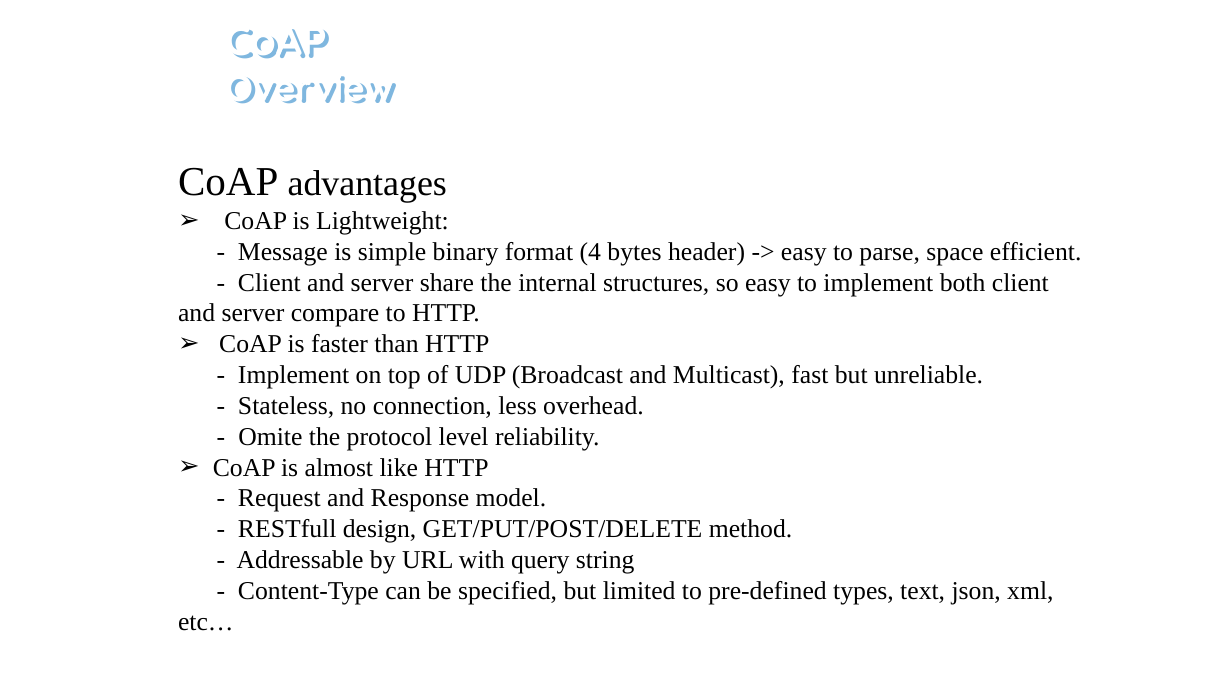
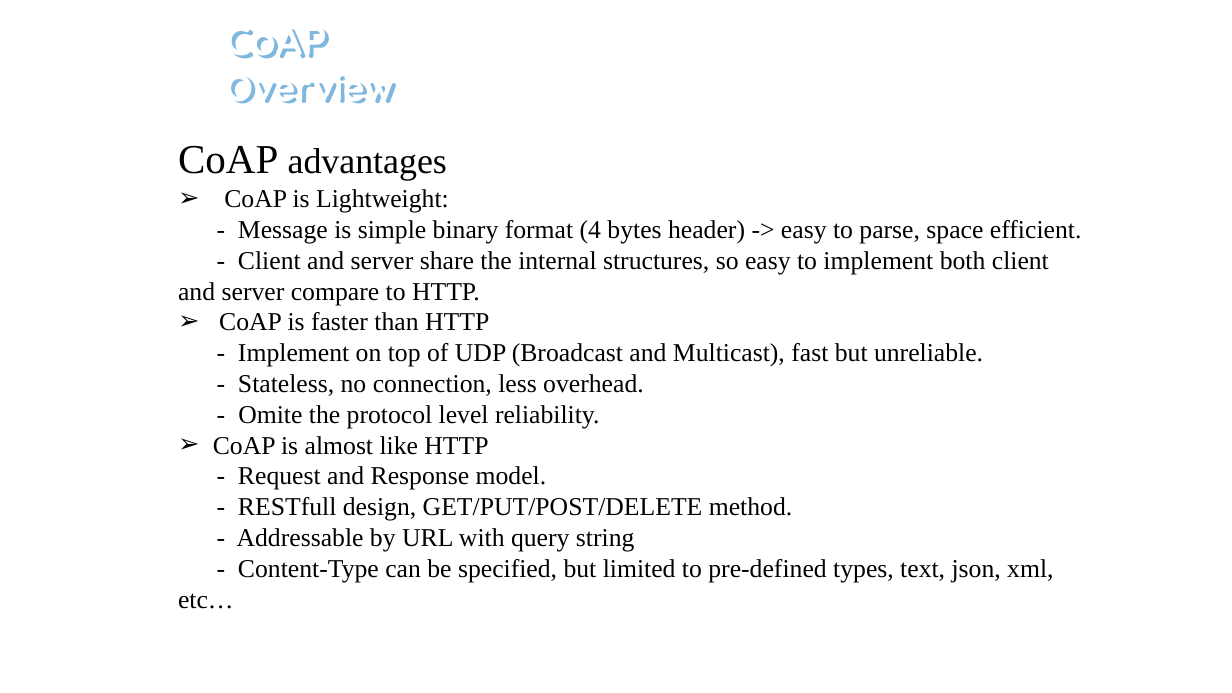
Before and after one commit to hoangnh0194/TrainingTMA, a slide deck: slide 5 of CoAPreport.pptx. Drawn at 1232x693 pixels with LibreOffice and Linux fonts; fonts in the diff are those of the drawing; background and template pictures are left out. Boxes give left, top, right and bottom in pixels: in the first picture for what was removed or moved away, otherwise in the second. Text is boxed around its words. In the diff, an @@ line names an element or a change of style, - is before the commit and + after.

```diff
--- a/CoAPreport.pptx
+++ b/CoAPreport.pptx
@@ text "CoAP advantages": place and size @@
-text "CoAP advantages" at (178, 167, 1082, 631)
+text "CoAP advantages" at (178, 145, 1082, 609)
```
Also in this commit, not shown: 10 other slides changed, 10 slides added, 1 other file.
